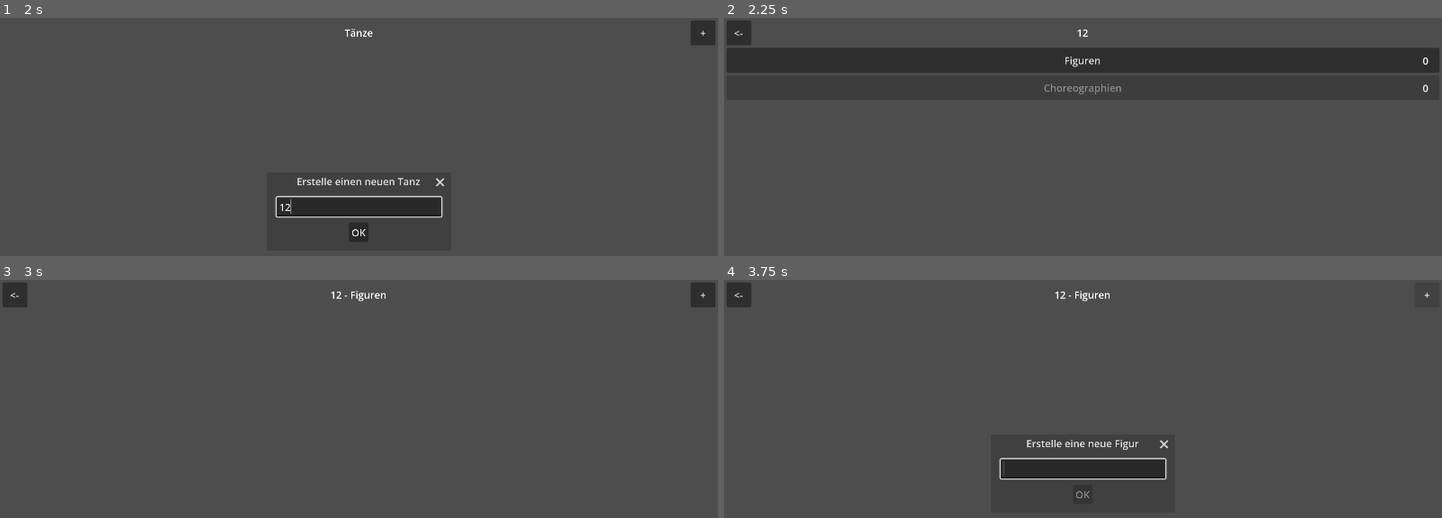
Above: before the commit, frames 1-4 (two rows, left to right).
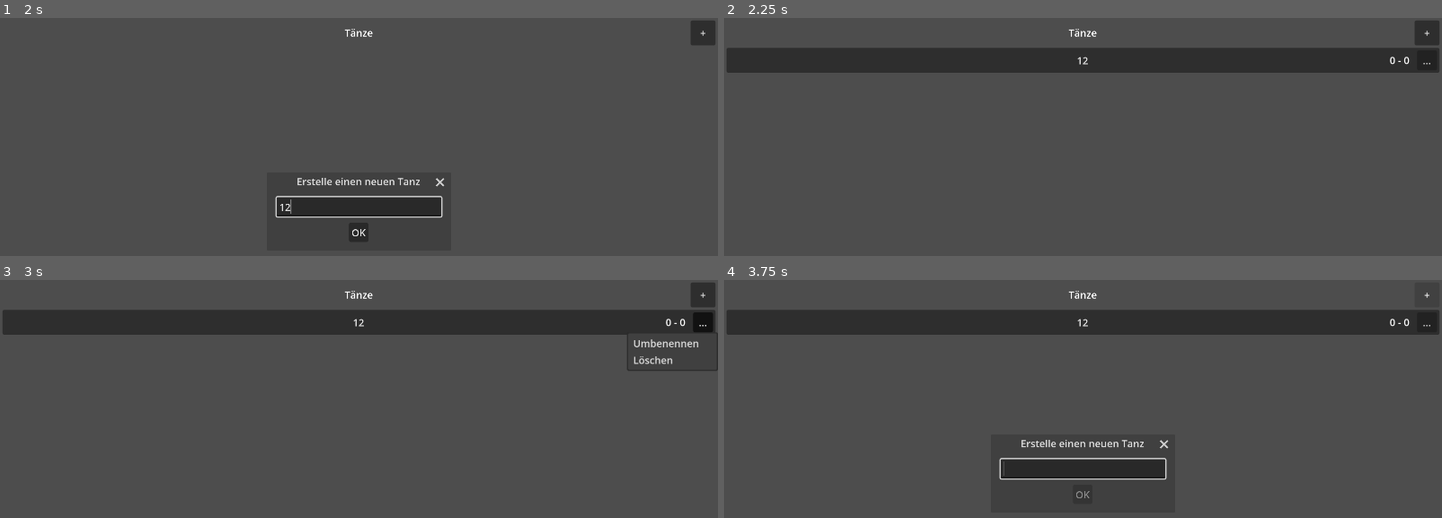
Above: after the commit, the same moments.

Repository: Calabiyaur/Dance-Notation
Game: Godot game, scene res://scene/App.tscn
Two runs of this game, one before a commit and one after it. Both use one fixed random seed, a clock stepped at 60 frames per second and the inputs below.
Inputs (mouse positions are in pixels of both pictures, inside the frame that each line leads up to):
- Up to frame 1 (2 s): click "+" at 0.5 s; click (359, 206) at 1.27 s; type "12" at 1.35 s
- Up to frame 2 (2.25 s): click "OK" at 2 s
- Up to frame 3 (3 s): click (703, 322) at 2.75 s, where only the run after the commit has a clickable "..."
- Up to frame 4 (3.75 s): click "+" at 3.5 s

Frame 1 is identical in both runs. In frame 2, 1.0% of the frame differs, in the area x 0-100%, y 1-33%; in frame 3, 11%; in frame 4, 11%, in the area x 0-100%, y 1-72%.

Commit message:
More button actions

Diff:
--- a/scene/App.gd
+++ b/scene/App.gd
@@ -16,6 +16,7 @@
 func add_dance_button(dance: Dance) -> Button:
 	var button = preload("res://scene/DanceButton.tscn").instantiate()
 	button.set_dance(dance)
+	button.delete_pressed.connect(delete_dance.bind(button))
 	%Dances.add_child(button)
 	return button
 
@@ -38,10 +39,15 @@
 		data.dances.append(dance)
 		var button = add_dance_button(dance)
 		Data.save()
-		button.pressed.emit()
 	)
 
 	add_child(dialog)
 	dialog.popup_centered(Vector2i(280, 60))
 
 	line.grab_focus()
+
+
+func delete_dance(button: Button):
+	%Dances.remove_child(button)
+	data.dances.erase(button.dance)
+	Data.save()
--- a/scene/DanceButton.gd
+++ b/scene/DanceButton.gd
@@ -2,12 +2,46 @@
 
 
 var dance: Dance
+
+signal delete_pressed
 
 
 func _ready() -> void:
 	pressed.connect(func():
 		SceneSwitcher.switch_to("res://scene/Dance.tscn", func(scene): scene.set_dance(dance))
 	)
+	%More.get_popup().id_pressed.connect(id_pressed)
+
+
+func id_pressed(id: int):
+	match id:
+		0: open_rename_dialog()
+		1: delete_pressed.emit()
+
+
+func open_rename_dialog():
+	var dialog = AcceptDialog.new()
+	dialog.title = "Neuer Name"
+
+	var line = LineEdit.new()
+	line.text = dance.name
+	line.select_all()
+	dialog.add_child(line)
+	dialog.register_text_enter(line)
+	line.text_changed.connect(func(text: String):
+		dialog.get_ok_button().disabled = not text
+	)
+
+	dialog.confirmed.connect(func():
+		dance.name = line.text
+		text = line.text
+		Data.save()
+	)
+
+	add_child(dialog)
+	dialog.popup_centered(Vector2i(280, 60))
+
+	line.grab_focus()
 
 
 func set_dance(dance: Dance):
--- a/scene/DanceButton.tscn
+++ b/scene/DanceButton.tscn
@@ -34,10 +34,15 @@
 layout_mode = 2
 theme_override_constants/margin_right = 4
 
-[node name="More" type="Button" parent="HBoxContainer/MarginContainer" unique_id=1914628967]
+[node name="More" type="MenuButton" parent="HBoxContainer/MarginContainer" unique_id=1698743927]
 unique_name_in_owner = true
 custom_minimum_size = Vector2(32, 32)
 layout_mode = 2
 size_flags_vertical = 4
-disabled = true
 text = " ... "
+flat = false
+item_count = 2
+popup/item_0/text = "Umbenennen"
+popup/item_0/id = 0
+popup/item_1/text = "Löschen"
+popup/item_1/id = 1
--- a/scene/Figure.tscn
+++ b/scene/Figure.tscn
@@ -84,7 +84,7 @@
 theme_override_constants/v_separation = 16
 
 [node name="Add" type="Button" parent="VSplitContainer/ScrollContainer/MarginContainer/Steps" unique_id=657696607]
-custom_minimum_size = Vector2(64, 258)
+custom_minimum_size = Vector2(48, 258)
 layout_mode = 2
 text = "  +  "
 
--- a/scene/FigureButton.gd
+++ b/scene/FigureButton.gd
@@ -3,6 +3,8 @@
 
 var dance: Dance
 var figure: Figure
+
+signal delete_pressed
 
 
 func _ready() -> void:
@@ -12,6 +14,38 @@
 			scene.set_figure(figure)
 		)
 	)
+	%More.get_popup().id_pressed.connect(id_pressed)
+
+
+func id_pressed(id: int):
+	match id:
+		0: open_rename_dialog()
+		1: delete_pressed.emit()
+
+
+func open_rename_dialog():
+	var dialog = AcceptDialog.new()
+	dialog.title = "Neuer Name"
+
+	var line = LineEdit.new()
+	line.text = figure.name
+	line.select_all()
+	dialog.add_child(line)
+	dialog.register_text_enter(line)
+	line.text_changed.connect(func(text: String):
+		dialog.get_ok_button().disabled = not text
+	)
+
+	dialog.confirmed.connect(func():
+		figure.name = line.text
+		text = line.text
+		Data.save()
+	)
+
+	add_child(dialog)
+	dialog.popup_centered(Vector2i(280, 60))
+
+	line.grab_focus()
 
 
 func set_dance(dance: Dance):
--- a/scene/FigureButton.tscn
+++ b/scene/FigureButton.tscn
@@ -25,10 +25,15 @@
 grow_vertical = 2
 theme_override_constants/margin_right = 4
 
-[node name="More" type="Button" parent="MarginContainer" unique_id=1914628967]
+[node name="More" type="MenuButton" parent="MarginContainer" unique_id=605375784]
 unique_name_in_owner = true
 custom_minimum_size = Vector2(32, 32)
 layout_mode = 2
 size_flags_vertical = 4
-disabled = true
 text = " ... "
+flat = false
+item_count = 2
+popup/item_0/text = "Umbenennen"
+popup/item_0/id = 0
+popup/item_1/text = "Löschen"
+popup/item_1/id = 1
--- a/scene/Figures.gd
+++ b/scene/Figures.gd
@@ -20,6 +20,7 @@
 	var button = preload("res://scene/FigureButton.tscn").instantiate()
 	button.set_dance(dance)
 	button.set_figure(figure)
+	button.delete_pressed.connect(delete_figure.bind(button))
 	%Figures.add_child(button)
 	return button
 
@@ -42,7 +43,6 @@
 		dance.figures.append(figure)
 		var button = add_figure_button(figure)
 		Data.save()
-		button.pressed.emit()
 	)
 
 	add_child(dialog)
@@ -51,5 +51,11 @@
 	line.grab_focus()
 
 
+func delete_figure(button: Button):
+	%Figures.remove_child(button)
+	dance.figures.erase(button.figure)
+	Data.save()
+
+
 func set_dance(dance: Dance):
 	self.dance = dance
